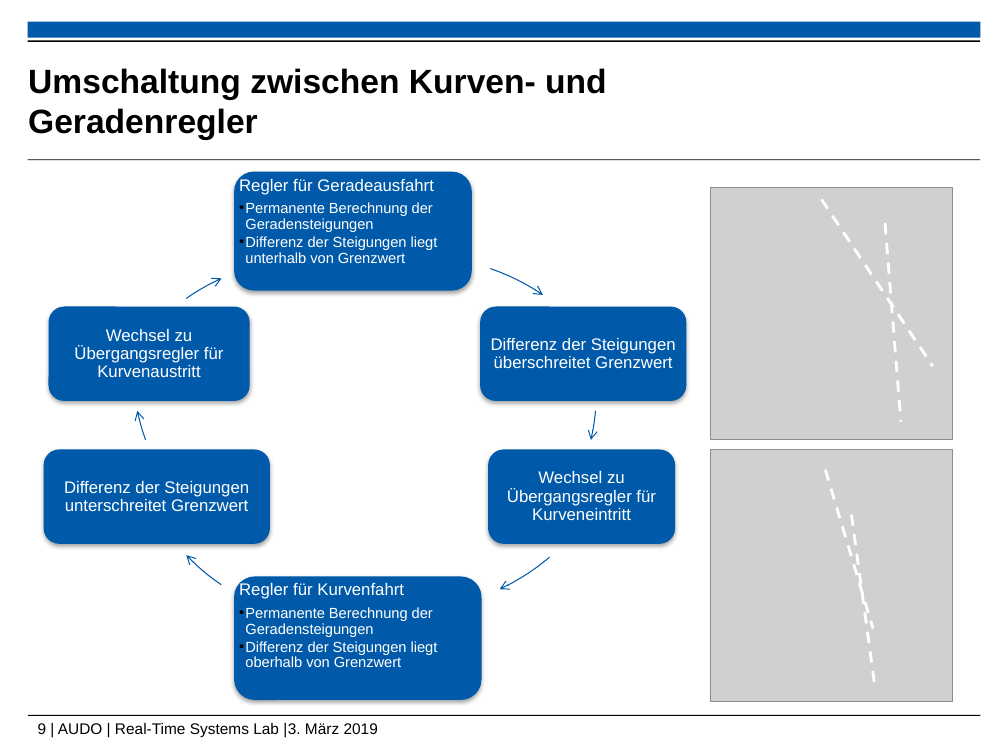
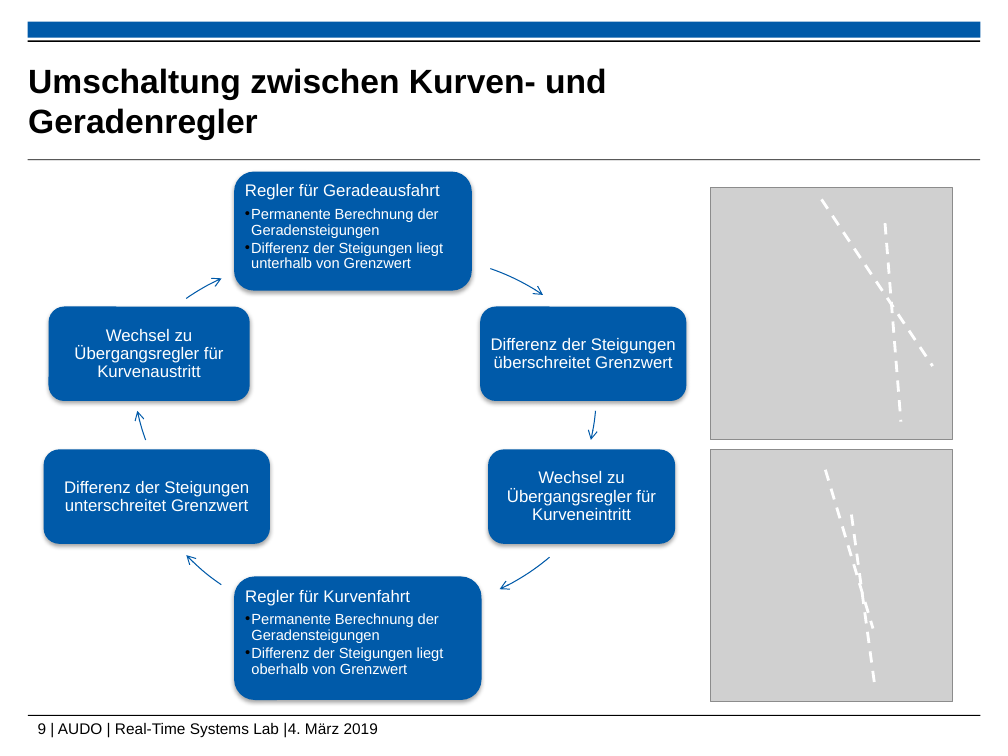
Before and after one commit to ramona3300/AUDO, a slide deck: slide 9 of Dokumente/Präsentationen/Abschlusspräsentation.pptx. Drawn at 1008x756 pixels with LibreOffice and Linux fonts; fonts in the diff are those of the drawing; grey boxes stand for pictures; background and template pictures are left out. Boxes give left, top, right and bottom in pixels: in the first picture for what was removed or moved away, otherwise in the second. Text is boxed around its words. In the diff, an @@ line names an element or a change of style, - is before the commit and + after.

```diff
--- a/Dokumente/Präsentationen/Abschlusspräsentation.pptx
+++ b/Dokumente/Präsentationen/Abschlusspräsentation.pptx
@@ text "Regler für Geradeausfahrt": place and size @@
-text "Regler für Geradeausfahrt" at (239,177,438,263)
+text "Regler für Geradeausfahrt" at (245,184,443,268)
@@ text "Regler für Kurvenfahrt": place and size @@
-text "Regler für Kurvenfahrt" at (239,582,438,667)
+text "Regler für Kurvenfahrt" at (245,590,444,674)
@@ text at (38,723,378,738): text changed @@
-9 | AUDO | Real-Time Systems Lab |3. März 2019
+9 | AUDO | Real-Time Systems Lab |4. März 2019
```
Also in this commit, not shown: 5 other slides changed, 1 slide added, 1 slide removed, 7 other files.
